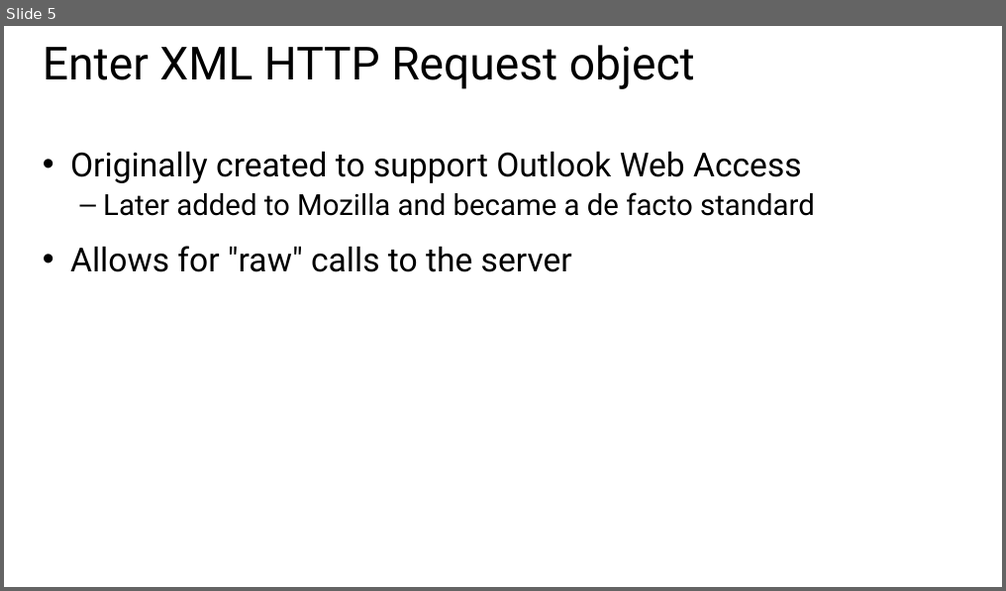
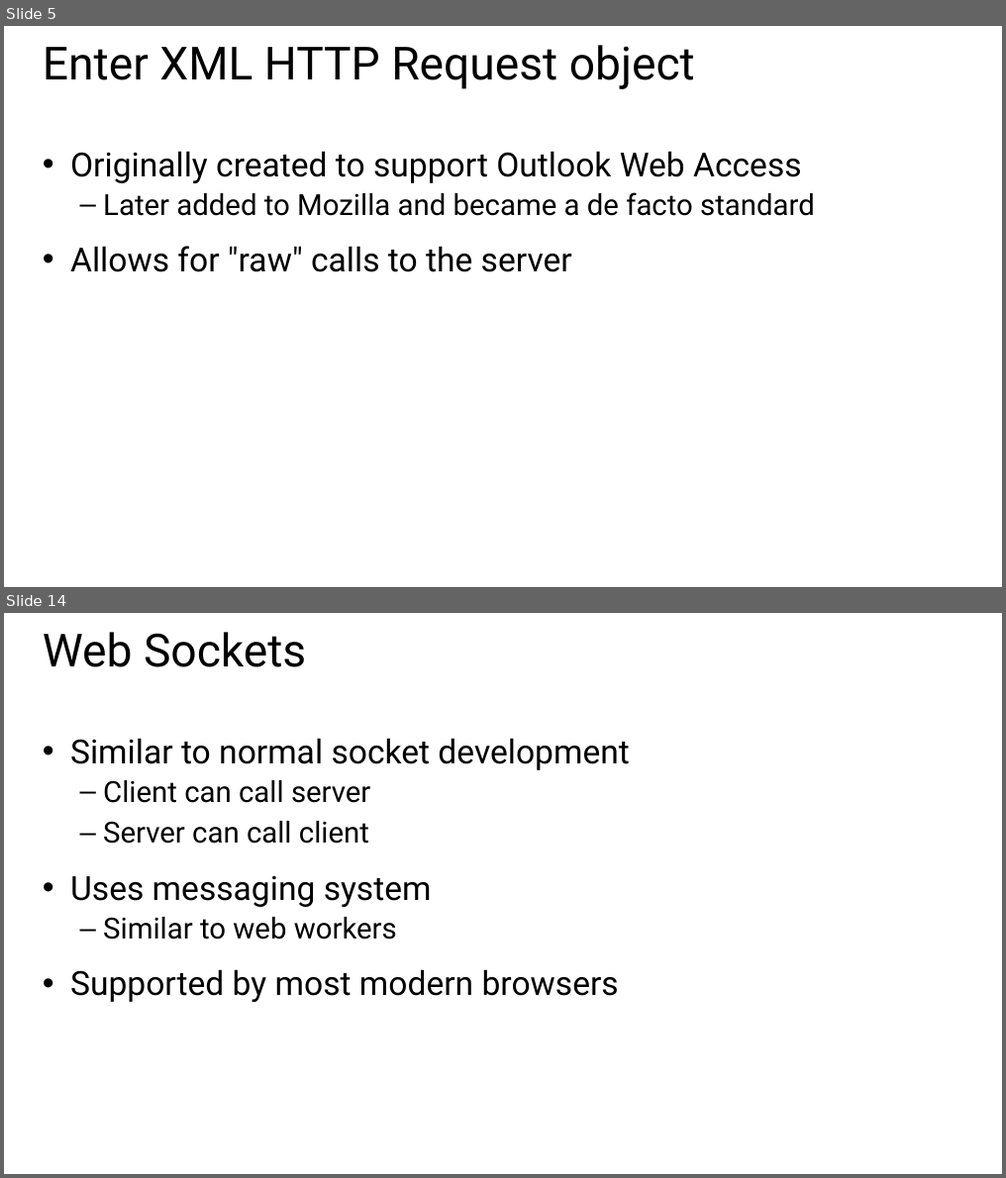
Before and after one commit to Amart85/JavaScript-Experienced-Developers, a slide deck: Slides/Module 4 - Server communication.pptx. Shown one above the other, each under a label of ours: slide 5 before the commit, slides 5 and 14 after it; the slides between them are not shown. The pictures are 1006x591 and 1006x1178 pixels, drawn with LibreOffice and Linux fonts; fonts in the diff are those of the drawing. Boxes give left, top, right and bottom in pixels: in the first picture for what was removed or moved away, otherwise in the second. Text is boxed around its words. In the diff, an @@ line names an element or a change of style, - is before the commit and + after.

```diff
--- a/Slides/Module 4 - Server communication.pptx
+++ b/Slides/Module 4 - Server communication.pptx
@@ slide 14 added at (x1=4, y1=613, x2=1002, y2=1174), background #FFFFFF @@
@@ title added at (x1=43, y1=632, x2=306, y2=667), 44 pt, text #000000 @@
+Web Sockets
@@ text added at (x1=70, y1=738, x2=629, y2=1002), 32 pt, text #000000 @@
+• Similar to normal socket development
+  – Client can call server
+  – Server can call client
+• Uses messaging system
+  – Similar to web workers
+• Supported by most modern browsers
```
Also in this commit, not shown: 3 slides changed, 10 other slides added, 9 slides removed, 1 other file.
